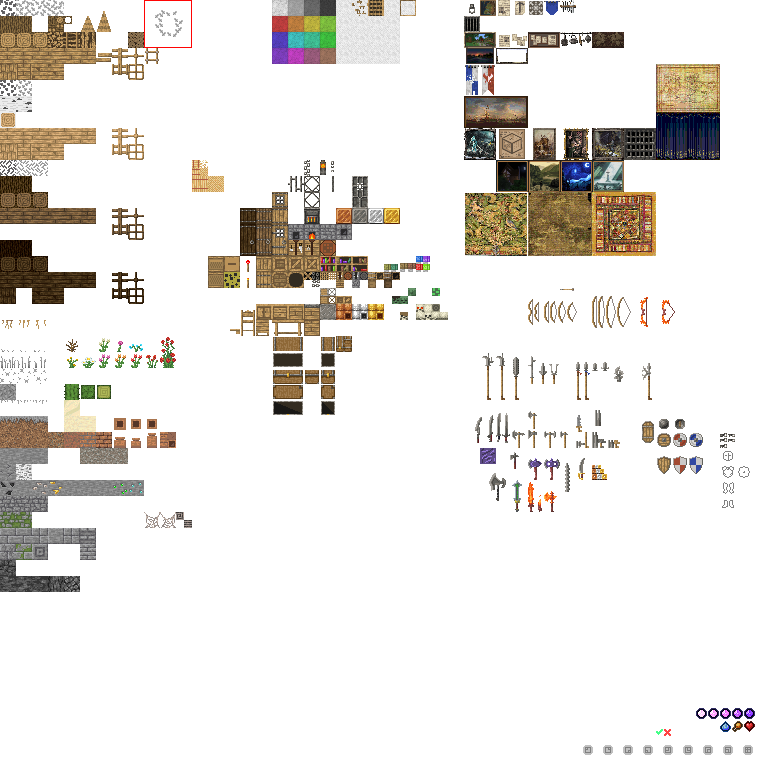
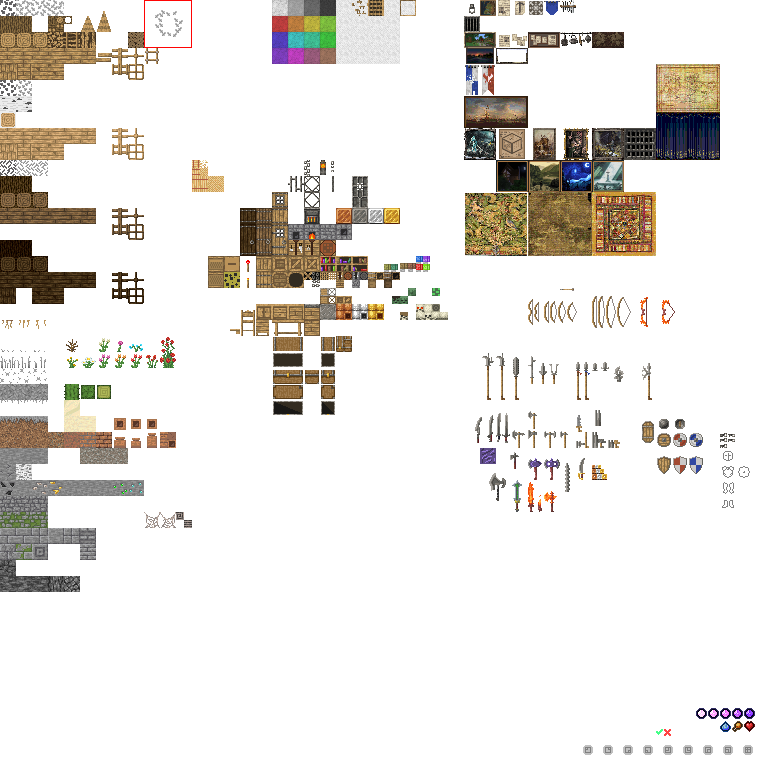
Before/after of a 768 x 768 layered artwork. What changed in the layer stack:
painted on "main" over [0, 275, 272, 592]
